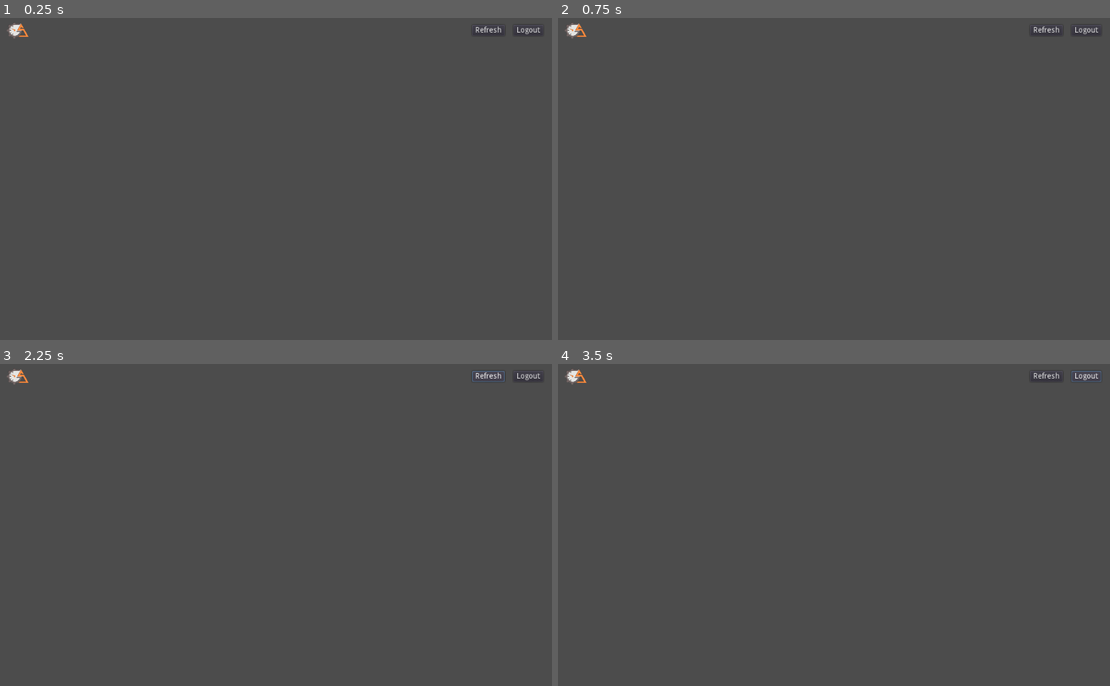
Above: before the commit, frames 1-4 (two rows, left to right).
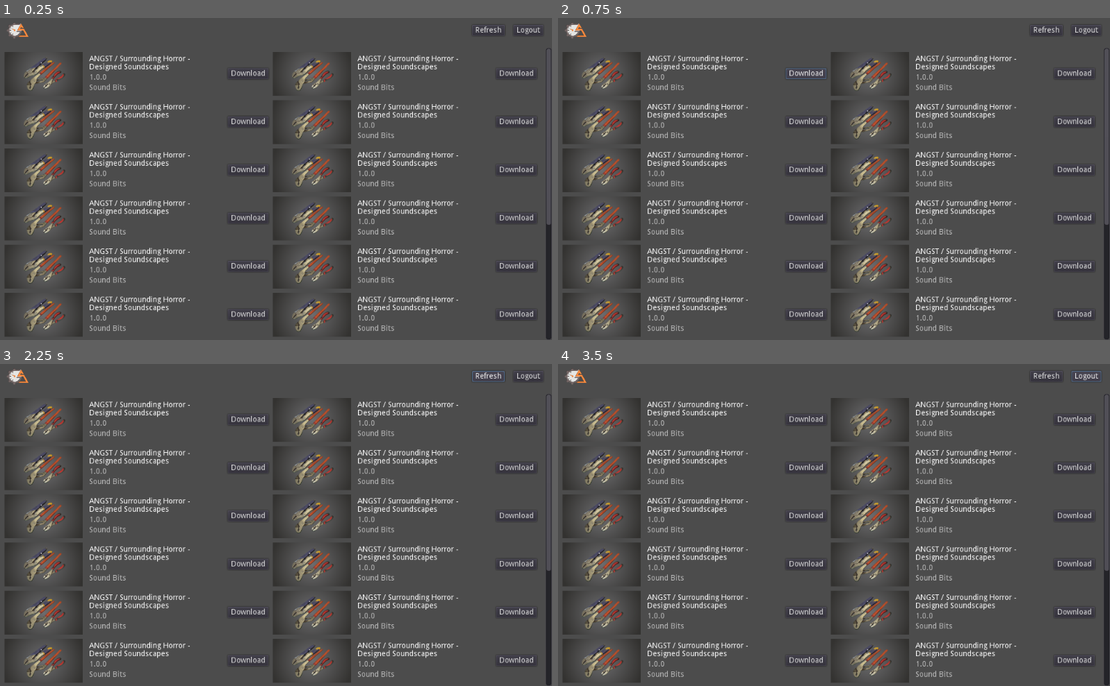
Above: after the commit, the same moments.

Repository: godotassets/plugin
Game: Godot game, scene res://Asset List.tscn
Same seed, same stepped clock (60 frames per second), same inputs: the game is played once before the commit and once after it.
Inputs (mouse positions are in pixels of both pictures, inside the frame that each line leads up to):
- Up to frame 1 (0.25 s): no input
- Up to frame 2 (0.75 s): click (806, 72) at 0.5 s, where only the run after the commit has a clickable "Download"
- Up to frame 3 (2.25 s): click (16, 376) at 1.25 s; click "Refresh" at 2 s
- Up to frame 4 (3.5 s): click "Logout" at 2.75 s

The runs differ from the first frame. In frame 1, 10% of the frame differs, in the area x 0-100%, y 9-100%; in frame 2, 10%; in frame 3, 10%; in frame 4, 10%.

Commit message:
Asset UI

Diff:
--- /dev/null
+++ b/godot-assets-integration/Asset List.gd
@@ -0,0 +1,9 @@
+extends Control
+
+onready var list = get_node("Layout/Scroll/Content/List")
+const AssetResource = preload("res://Asset.tscn")
+
+func _ready():
+	for i in range(20):
+		var instance = AssetResource.instance()
+		list.add_child(instance)
--- a/godot-assets-integration/Asset List.tscn
+++ b/godot-assets-integration/Asset List.tscn
@@ -1,11 +1,13 @@
-[gd_scene load_steps=3 format=2]
+[gd_scene load_steps=4 format=2]
 
 [ext_resource path="res://logo-256.png" type="Texture" id=1]
 [ext_resource path="res://Logo.gd" type="Script" id=2]
+[ext_resource path="res://Asset List.gd" type="Script" id=4]
 
 [node name="Control" type="Control"]
 anchor_right = 1.0
 anchor_bottom = 1.0
+script = ExtResource( 4 )
 __meta__ = {
 "_edit_use_anchors_": false
 }
@@ -64,9 +66,38 @@
 size_flags_vertical = 4
 text = "Logout"
 
-[node name="Grid" type="GridContainer" parent="Layout"]
+[node name="Scroll" type="ScrollContainer" parent="Layout"]
 margin_top = 60.0
 margin_right = 1024.0
 margin_bottom = 600.0
+size_flags_horizontal = 3
 size_flags_vertical = 3
+scroll_horizontal_enabled = false
+__meta__ = {
+"_edit_use_anchors_": false
+}
+
+[node name="Content" type="MarginContainer" parent="Layout/Scroll"]
+margin_right = 1024.0
+margin_bottom = 540.0
+size_flags_horizontal = 3
+size_flags_vertical = 3
+custom_constants/margin_right = 16
+custom_constants/margin_top = 8
+custom_constants/margin_left = 16
+custom_constants/margin_bottom = 8
+__meta__ = {
+"_edit_use_anchors_": false
+}
+
+[node name="List" type="GridContainer" parent="Layout/Scroll/Content"]
+margin_left = 16.0
+margin_top = 8.0
+margin_right = 1008.0
+margin_bottom = 532.0
+size_flags_horizontal = 3
+size_flags_vertical = 3
+custom_constants/vseparation = 8
+custom_constants/hseparation = 8
+columns = 2
 [connection signal="pressed" from="Layout/Padding/Header/Logo" to="Layout/Padding/Header/Logo" method="_on_Logo_pressed"]
--- /dev/null
+++ b/godot-assets-integration/Asset.tscn
@@ -0,0 +1,75 @@
+[gd_scene load_steps=2 format=2]
+
+[ext_resource path="res://thumb.png" type="Texture" id=1]
+
+[node name="Asset" type="HBoxContainer"]
+margin_right = 512.0
+margin_bottom = 81.0
+size_flags_horizontal = 3
+__meta__ = {
+"_edit_use_anchors_": false
+}
+
+[node name="Image" type="TextureRect" parent="."]
+margin_top = -1.0
+margin_right = 144.0
+margin_bottom = 80.0
+rect_min_size = Vector2( 144, 81 )
+size_flags_vertical = 4
+texture = ExtResource( 1 )
+expand = true
+stretch_mode = 1
+__meta__ = {
+"_edit_use_anchors_": false
+}
+
+[node name="Padding" type="MarginContainer" parent="."]
+margin_left = 148.0
+margin_right = 433.0
+margin_bottom = 81.0
+size_flags_horizontal = 3
+size_flags_vertical = 3
+custom_constants/margin_left = 8
+
+[node name="Content" type="VBoxContainer" parent="Padding"]
+margin_left = 8.0
+margin_right = 285.0
+margin_bottom = 81.0
+size_flags_horizontal = 3
+alignment = 1
+
+[node name="Name" type="RichTextLabel" parent="Padding/Content"]
+margin_top = 6.0
+margin_right = 277.0
+margin_bottom = 36.0
+size_flags_horizontal = 3
+size_flags_stretch_ratio = 0.0
+text = "ANGST / Surrounding Horror - Designed Soundscapes"
+fit_content_height = true
+
+[node name="Version" type="RichTextLabel" parent="Padding/Content"]
+margin_top = 40.0
+margin_right = 277.0
+margin_bottom = 55.0
+custom_colors/default_color = Color( 0.752941, 0.752941, 0.752941, 1 )
+text = "1.0.0"
+fit_content_height = true
+__meta__ = {
+"_editor_description_": ""
+}
+
+[node name="Publisher" type="RichTextLabel" parent="Padding/Content"]
+margin_top = 59.0
+margin_right = 277.0
+margin_bottom = 74.0
+custom_colors/default_color = Color( 0.752941, 0.752941, 0.752941, 1 )
+text = "Sound Bits"
+fit_content_height = true
+
+[node name="DownloadButton" type="Button" parent="."]
+margin_left = 437.0
+margin_top = 30.0
+margin_right = 512.0
+margin_bottom = 50.0
+size_flags_vertical = 4
+text = "Download"
Binary file added: godot-assets-integration/thumb.png
Not shown, added: godot-assets-integration/thumb.png.import
